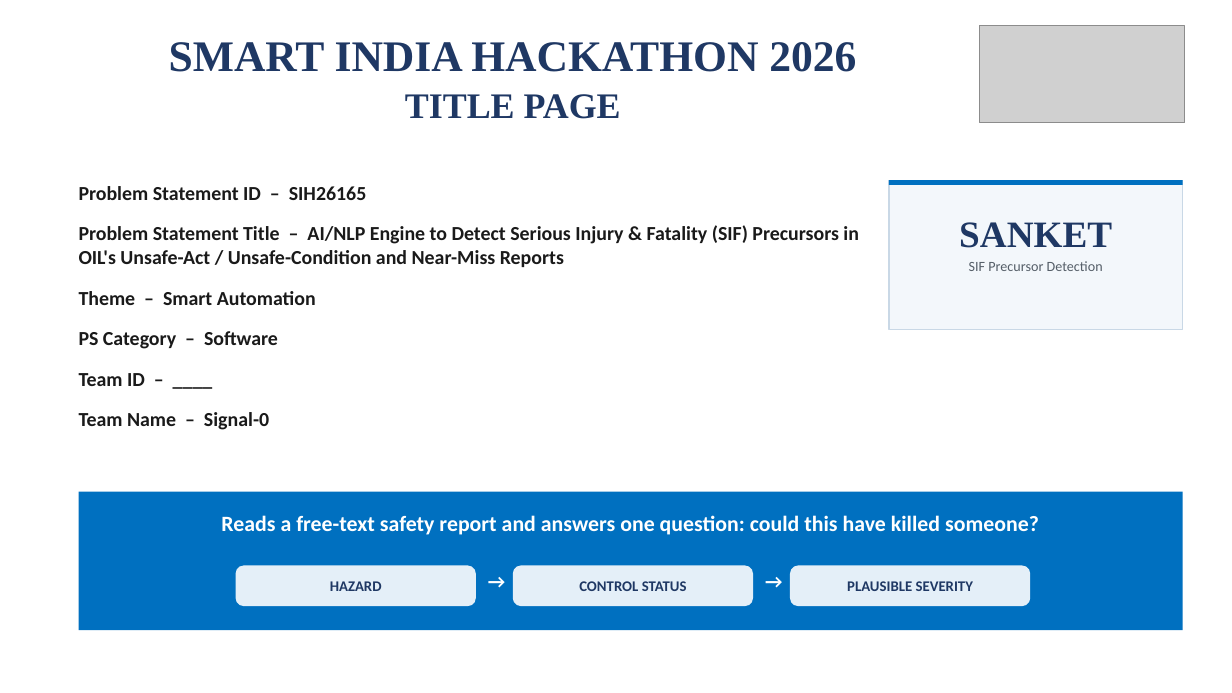
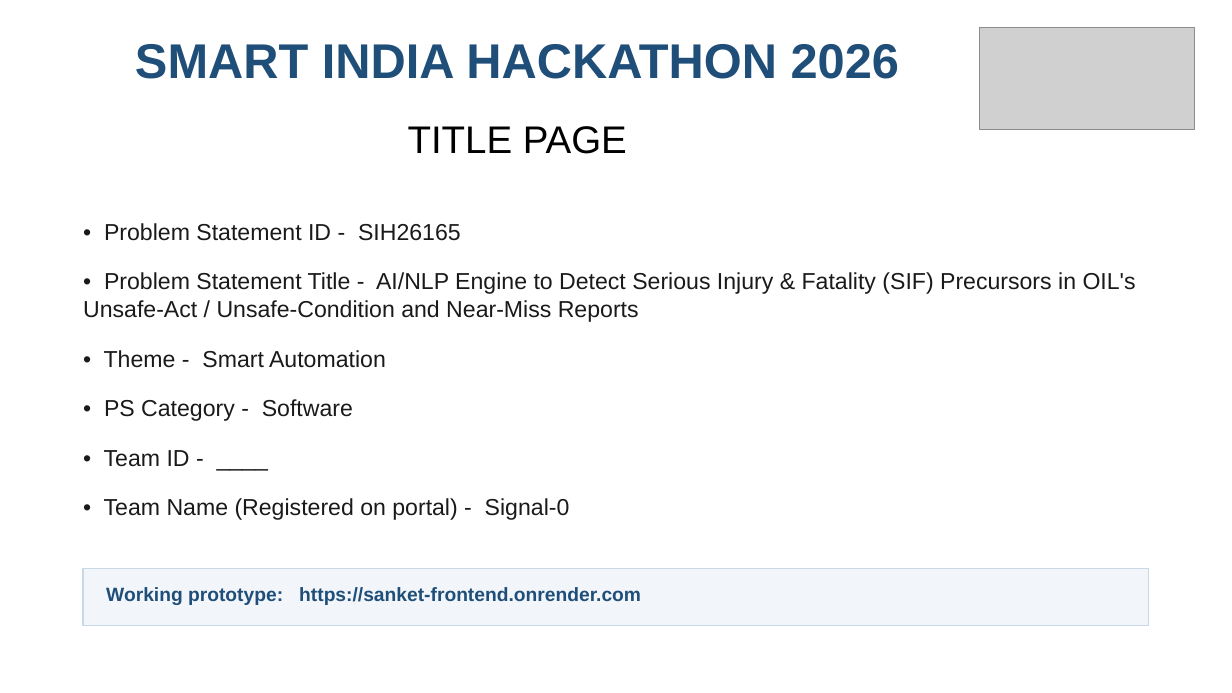
Before and after one commit to sukanya-2006/SANKET, a slide deck: slide 1 of docs/SANKET-SIH2026-Idea-Submission.pptx. Drawn at 1232x693 pixels with LibreOffice and Linux fonts; fonts in the diff are those of the drawing; grey boxes stand for pictures. Boxes give left, top, right and bottom in pixels: in the first picture for what was removed or moved away, otherwise in the second. Text is boxed around its words. In the diff, an @@ line names an element or a change of style, - is before the commit and + after.

```diff
--- a/docs/SANKET-SIH2026-Idea-Submission.pptx
+++ b/docs/SANKET-SIH2026-Idea-Submission.pptx
@@ picture: place and size @@
-picture at bbox=[980, 26, 1185, 123]
+picture at bbox=[980, 28, 1195, 129]
@@ text "SMART INDIA HACKATHON 2026": place and size @@
-text "SMART INDIA HACKATHON 2026" at bbox=[169, 42, 856, 119]
+text "SMART INDIA HACKATHON 2026" at bbox=[135, 44, 899, 79]
@@ text "SMART INDIA HACKATHON 2026" at bbox=[135, 44, 899, 79]: size 34 to 38 pt, font Times New Roman to Arial, text colour #1F3864 to #1F4E79; less space between paragraphs @@
@@ text at bbox=[405, 94, 621, 119]: paragraph removed @@
-TITLE PAGE
@@ text added at bbox=[408, 126, 627, 154], 30 pt, text #000000 @@
+TITLE PAGE
@@ rectangle removed at bbox=[889, 180, 1183, 330] @@
@@ rectangle removed at bbox=[889, 180, 1183, 185] @@
@@ text at bbox=[83, 223, 1136, 520]: text changed; size 15.5 to 18 pt; font Calibri to Arial; bold off @@
-Problem Statement ID – SIH26165
-Problem Statement Title – AI/NLP Engine to Detect Serious Injury & Fatality (SIF) Precursors in OIL's Unsafe-Act / Unsafe-Condition and Near-Miss Reports
-Theme – Smart Automation
-PS Category – Software
-Team ID – ____
-Team Name – Signal-0
+• Problem Statement ID - SIH26165
+• Problem Statement Title - AI/NLP Engine to Detect Serious Injury & Fatality (SIF) Precursors in OIL's Unsafe-Act / Unsafe-Condition and Near-Miss Reports
+• Theme - Smart Automation
+• PS Category - Software
+• Team ID - ____
+• Team Name (Registered on portal) - Signal-0
@@ text removed at bbox=[221, 515, 1039, 535] @@
-Reads a free-text safety report and answers one question: could this have killed someone?
@@ rectangle: place and size @@
-rectangle at bbox=[79, 492, 1183, 630]
+rectangle at bbox=[83, 568, 1149, 626]
@@ rectangle at bbox=[83, 568, 1149, 626]: fill #0070C0 to #F2F6FA; outline none to #C9D8E6 1 pt @@
@@ rounded rectangle removed at bbox=[236, 566, 476, 606] @@
-HAZARD
@@ text removed at bbox=[481, 569, 513, 602] @@
-→
@@ rounded rectangle removed at bbox=[513, 566, 753, 606] @@
-CONTROL STATUS
@@ text removed at bbox=[758, 569, 790, 602] @@
-→
@@ rounded rectangle removed at bbox=[790, 566, 1031, 606] @@
-PLAUSIBLE SEVERITY
@@ text at bbox=[106, 587, 641, 605]: text changed; size 11 to 15 pt; font Calibri to Arial; text colour #555E68 to #1F4E79; bold on @@
-SANKET
-SIF Precursor Detection
+Working prototype: https://sanket-frontend.onrender.com
```
Also in this commit, not shown: 5 slides added, 5 slides removed, 2 other files.
